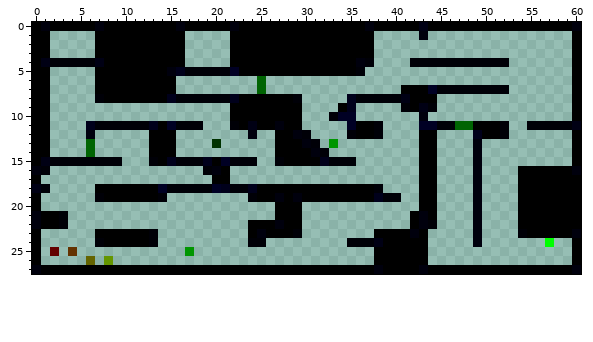
Two versions of one pixel-art sprite, The Seekers Way 0.2/Maps/Level4.png. The picture above is the old version.
The file is 61x28 pixels. Colours within 5 levels of each other are drawn and written as one.
After the commit:
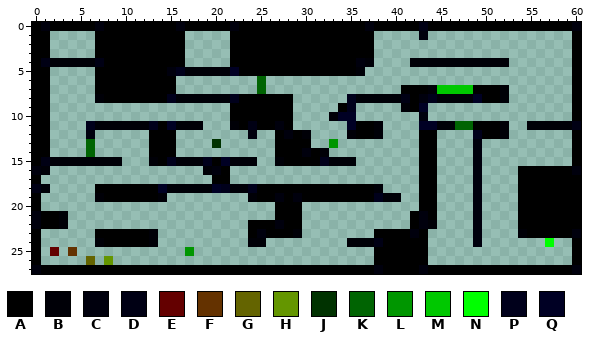
Palette (. is transparent): A #000000  B #000007  C #00000d  D #000014  E #640000  F #643200  G #646400  H #649600  J #003200  K #006402  L #009600  M #00c800  N #00ff00  P #00001b  Q #000024
The edit:
Changed rows in their new state; - is an unchanged pixel.
first column x 28:
 7 ----------------BMMMMAAA-
 8 -.-------------CPBBBBQAAB
 9 -.-------------Q.--------
10 -.-----------------------
11 -.-----------------------
12 CA-----------------------
13 --A.---------------------
14 --CA---------------------
Changed places in both pictures, as pixel boxes (x1, y1, x2, y2):
changed: (419, 85, 509, 112)
changed: (284, 94, 320, 157)
